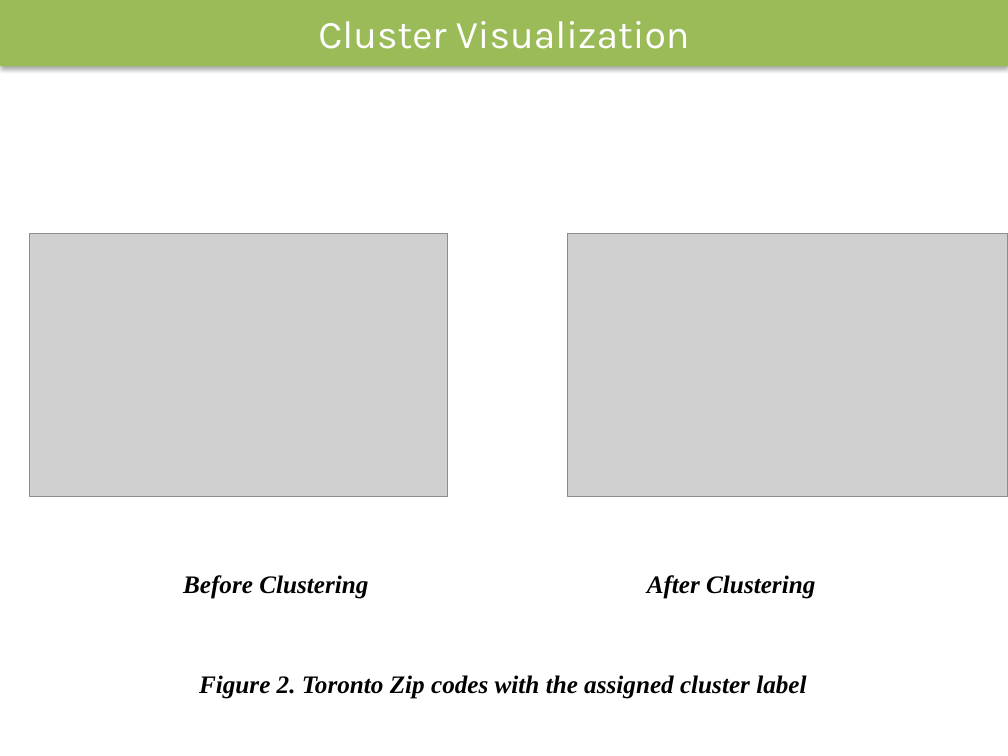
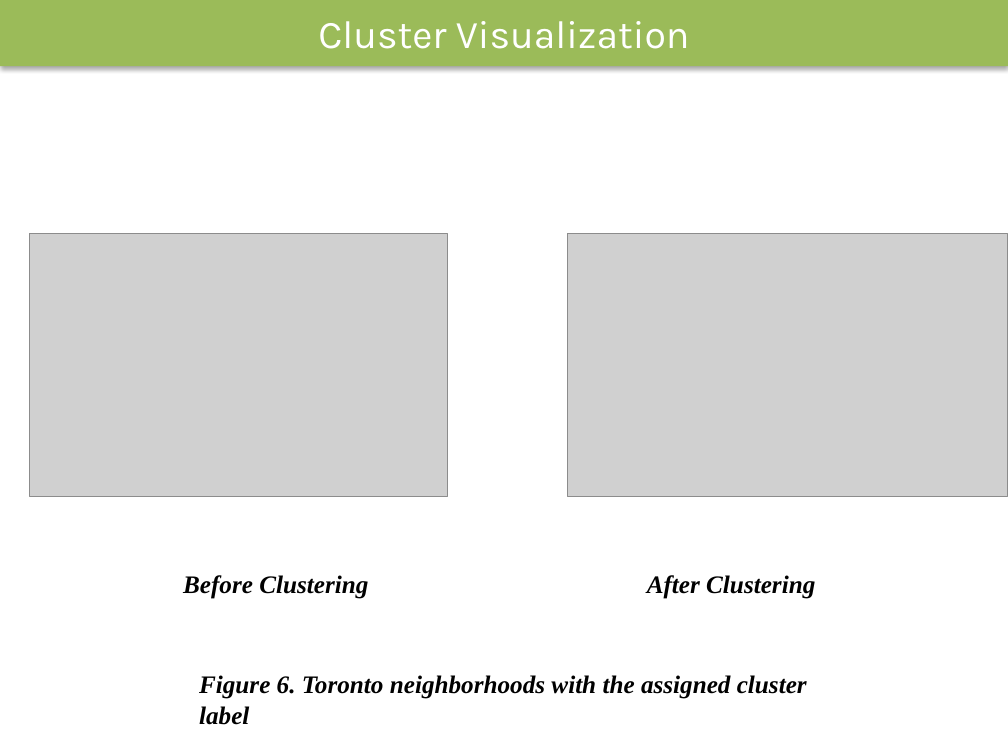
Before and after one commit to nazrulcse2k/data_science_nazrul, a slide deck: slide 9 of The Battle of Neighborhoods.pptx (slide 5 before the commit). Drawn at 1008x756 pixels with LibreOffice and Linux fonts; fonts in the diff are those of the drawing; grey boxes stand for pictures. Boxes give left, top, right and bottom in pixels: in the first picture for what was removed or moved away, otherwise in the second. Text is boxed around its words. In the diff, an @@ line names an element or a change of style, - is before the commit and + after.

```diff
--- a/The Battle of Neighborhoods.pptx
+++ b/The Battle of Neighborhoods.pptx
@@ text at (199, 675, 807, 725): text changed @@
-Figure 2. Toronto Zip codes with the assigned cluster label
+Figure 6. Toronto neighborhoods with the assigned cluster label
```
Also in this commit, not shown: 4 other slides changed, 6 slides added, 3 other files.
